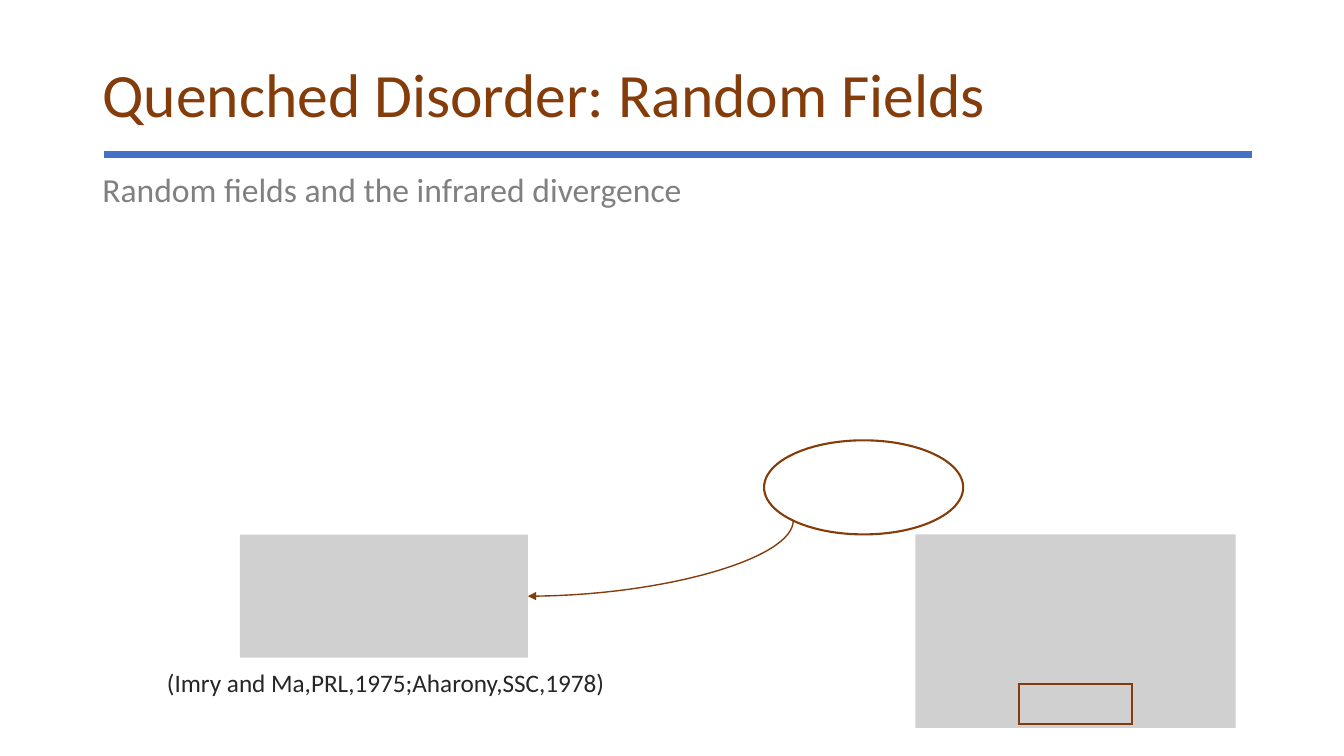
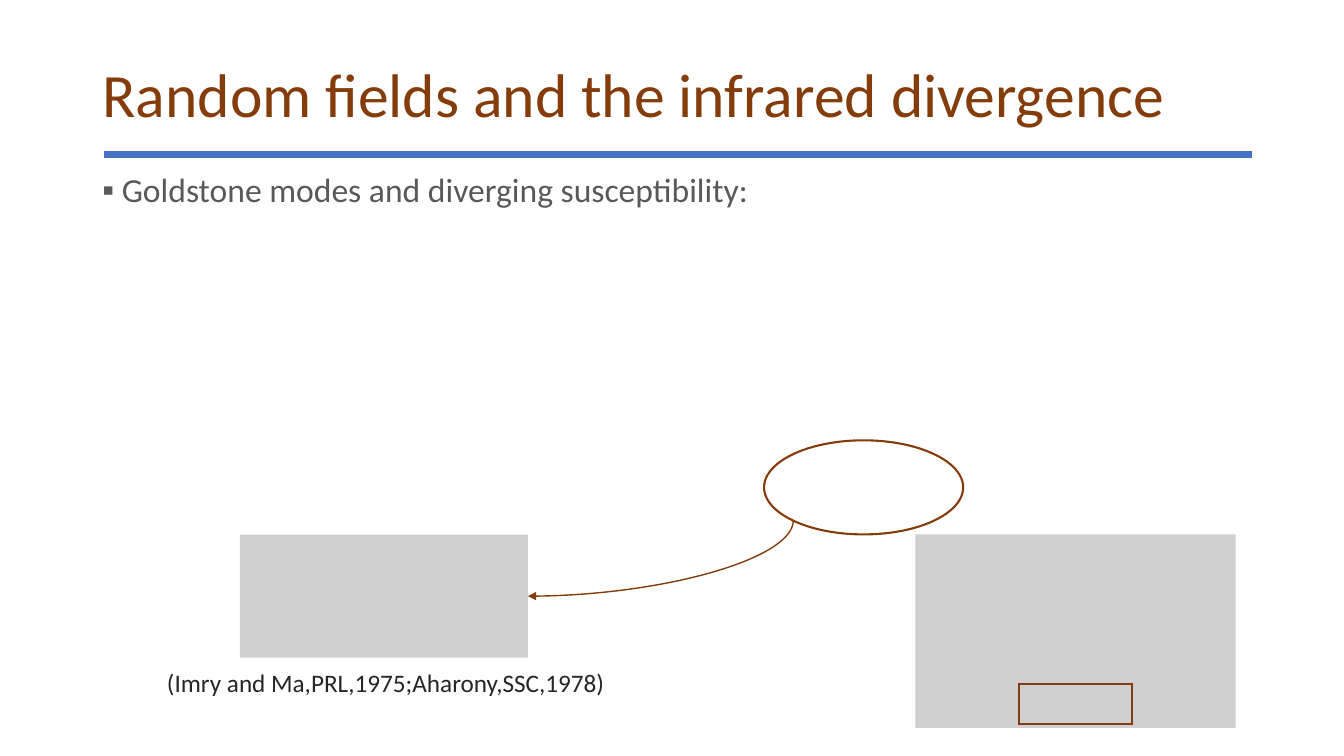
Before and after one commit to glacieant/disordered_triangular_swt, a slide deck: slide 8 of talk/disordered_non-collinear_magnet.pptx. Drawn at 1344x756 pixels with LibreOffice and Linux fonts; fonts in the diff are those of the drawing; grey boxes stand for pictures. Boxes give left, top, right and bottom in pixels: in the first picture for what was removed or moved away, otherwise in the second. Text is boxed around its words. In the diff, an @@ line names an element or a change of style, - is before the commit and + after.

Commit message:
updated presentation

```diff
--- a/talk/disordered_non-collinear_magnet.pptx
+++ b/talk/disordered_non-collinear_magnet.pptx
@@ title at [102,74,1164,128]: text changed @@
-Quenched Disorder: Random Fields
+Random fields and the infrared divergence
@@ text at [122,178,748,208]: text changed; text colour #808080 to #595959 @@
-Random fields and the infrared divergence
+▪ Goldstone modes and diverging susceptibility:
```
Also in this commit, not shown: 6 other slides changed, 1 other file.
